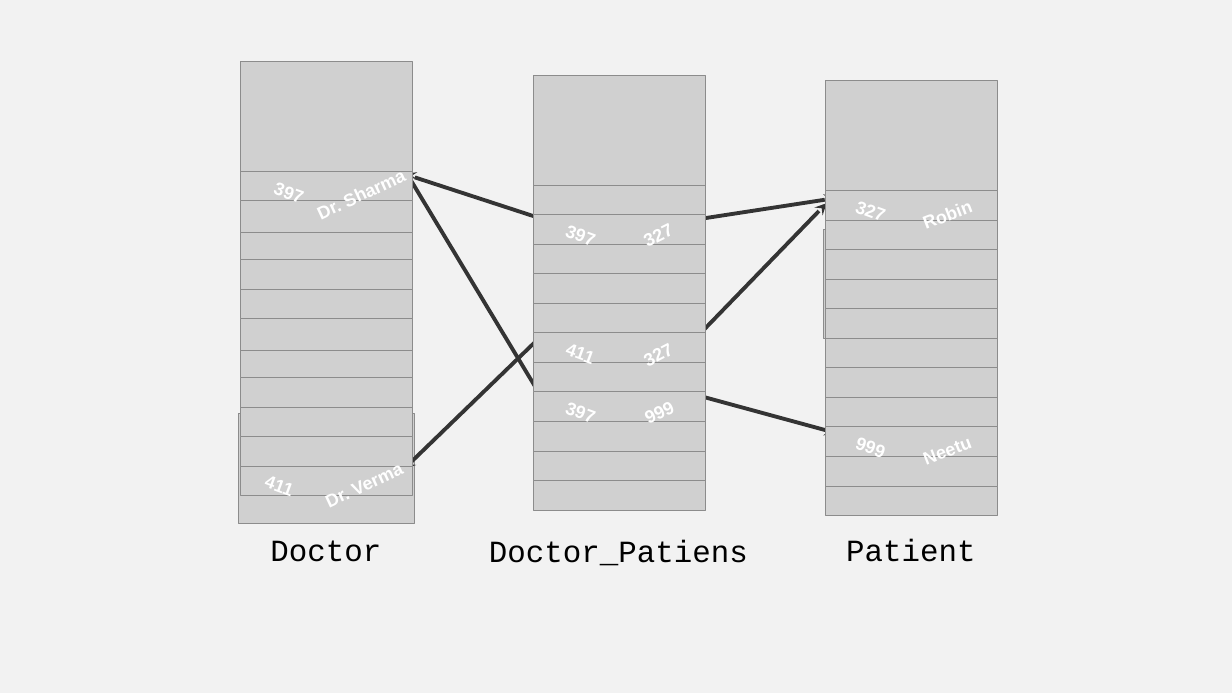
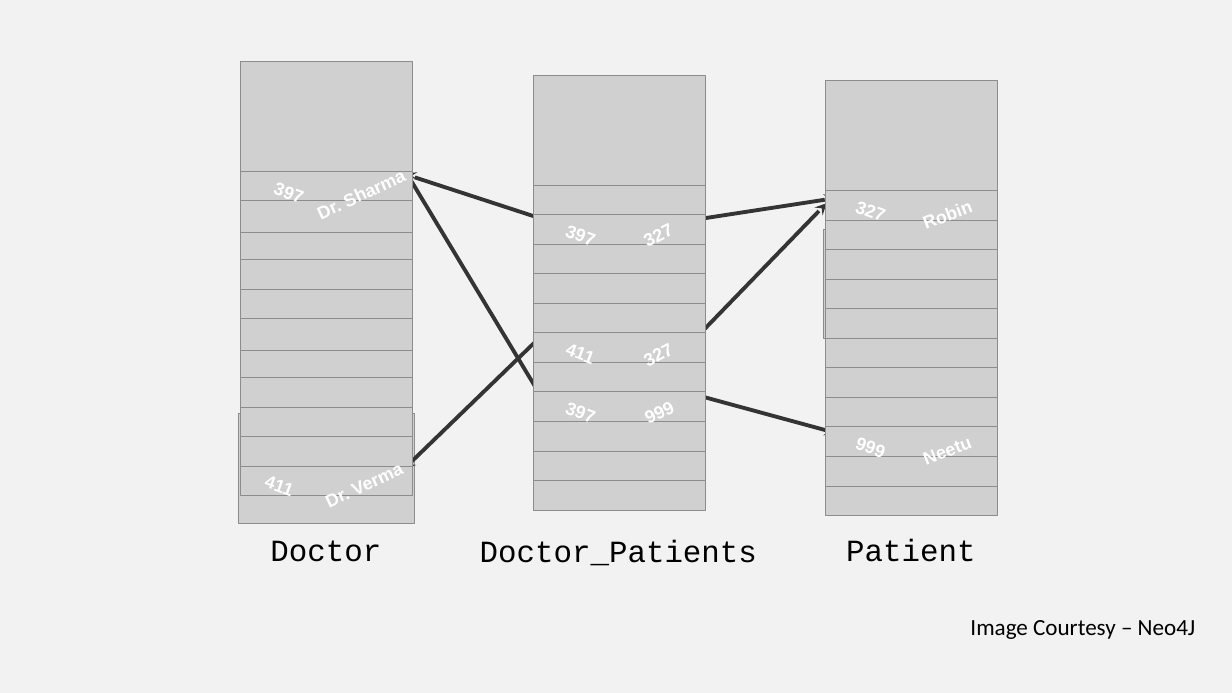
Before and after one commit to FutureUnleashed/OSS, a slide deck: slide 8 of Neo4j/Future Unleashed_Neo4j.pptx. Drawn at 1232x693 pixels with LibreOffice and Linux fonts; fonts in the diff are those of the drawing; grey boxes stand for pictures; background and template pictures are left out; a plain dark background stands for a picture behind light text. Boxes give left, top, right and bottom in pixels: in the first picture for what was removed or moved away, otherwise in the second. Text is boxed around its words. In the diff, an @@ line names an element or a change of style, - is before the commit and + after.

Commit message:
Images updated with the ppts

```diff
--- a/Neo4j/Future Unleashed_Neo4j.pptx
+++ b/Neo4j/Future Unleashed_Neo4j.pptx
@@ text at box(480, 540, 757, 566): text changed @@
-Doctor_Patiens
+Doctor_Patients
@@ text added at box(970, 620, 1196, 639), 18 pt, text #000000 @@
+Image Courtesy – Neo4J
```
Also in this commit, not shown: 2 other slides changed, 1 slide added, 1 slide removed, 1 other file.
